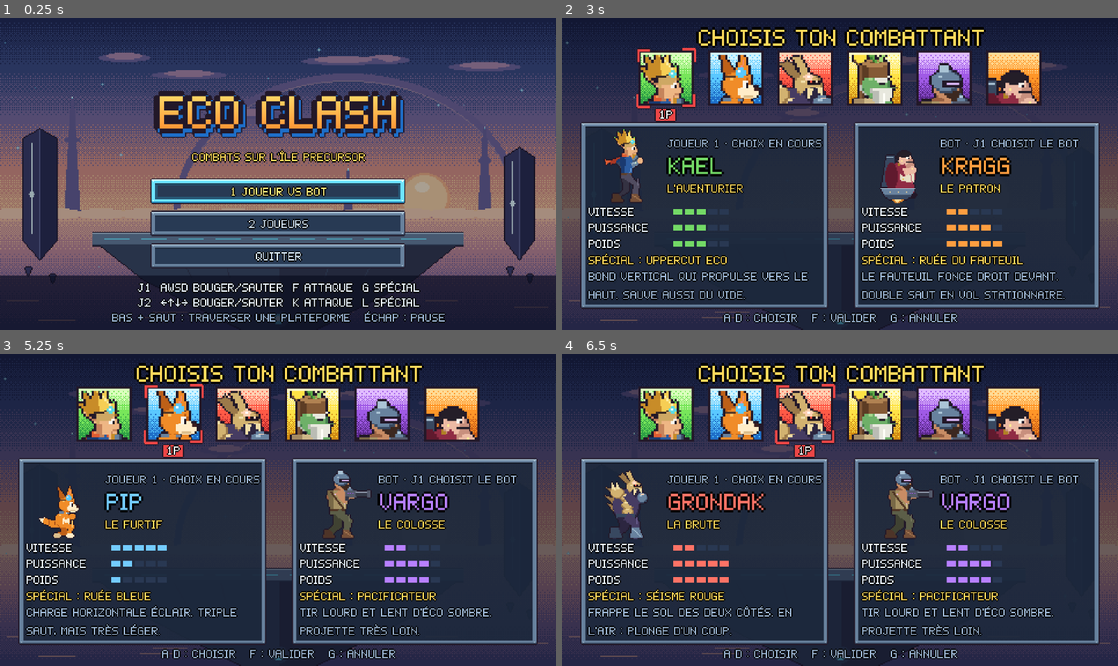
Above: before the commit, frames 1-4 (two rows, left to right).
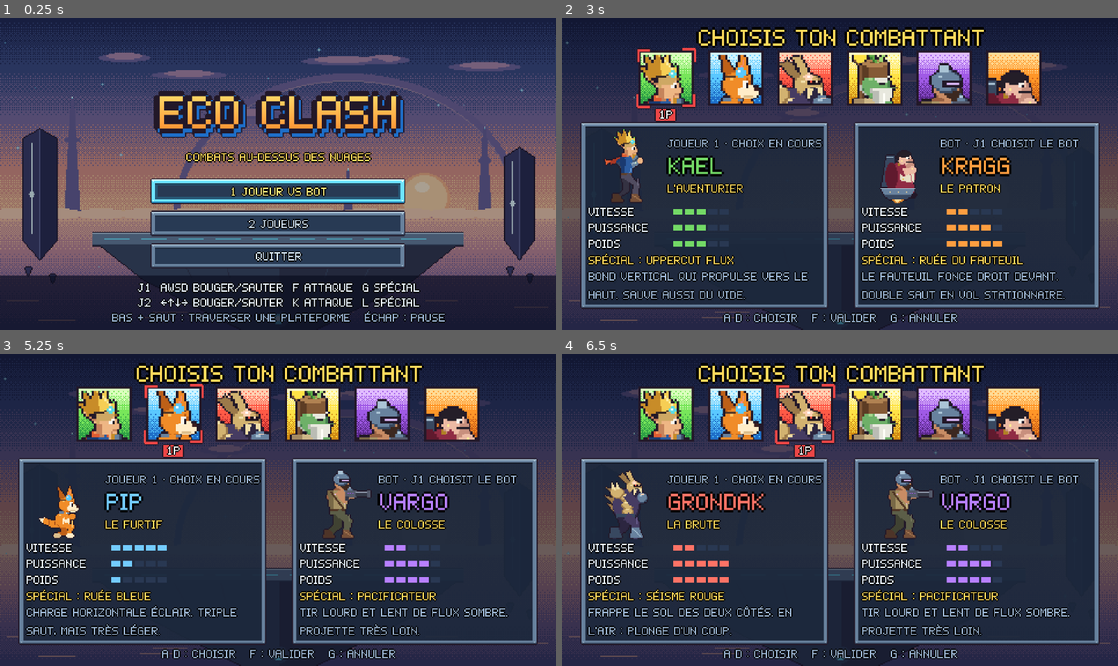
Above: after the commit, the same moments.

Repository: LucasLaurens/eco_clash
Game: Godot game, scene res://scenes/ui/main_menu.tscn
Same seed, same stepped clock (60 frames per second), same inputs: the game is played once before the commit and once after it.
Inputs:
- Up to frame 1 (0.25 s): no input
- Up to frame 2 (3 s): click "1 JOUEUR VS BOT" at 0.5 s; hold D 1.28-2.78 s; tap F at 1.35 s; tap W at 1.52, 2.27 s; tap G at 2.1 s; hold A from 2.78 s (still down); tap K at 2.85 s
- Up to frame 3 (5.25 s): release A at 3.53 s; hold D 3.53-5.03 s; tap L at 3.6 s; tap W at 3.77, 4.52 s; tap F at 4.35 s; hold A from 5.03 s (still down); tap G at 5.1 s
- Up to frame 4 (6.5 s): tap W at 5.27 s; release A at 5.78 s; hold D from 5.78 s (still down); tap K at 5.85 s

The runs differ from the first frame. In frame 1, 0.8% of the frame differs, in the area x 33-67%, y 42-47%; in frame 2, less than 0.1%; in frame 3, 0.3%; in frame 4, 0.3%.

Commit message:
chore: original universe terms, docs kept in step with every change
Every term borrowed from another franchise is gone from code, data,
UI text, docs and the asset tool. The coloured energy is now "flux"
(FLUX_* colours, flux_bolt and flux_motes sheets, FluxMotes node,
UPPERCUT FLUX, ORBE DE FLUX), the arena tech is "ancient"
(ANCIENT_METAL, ANCIENT_GLOW), the menu tagline reads
"COMBATS AU-DESSUS DES NUAGES". The title Eco Clash stays.

CONTRIBUTING.md records two project rules: docs change in the same commit
as the code (with a map from each area to its pages), and the
universe stays original. tests/unit/test_docs.gd enforces part of
it: every roster fighter is documented, every relative doc link
resolves, no banned term appears in any scanned file.

Diff:
--- a/assets/stage/animated_layers.json
+++ b/assets/stage/animated_layers.json
@@ -1,6 +1,6 @@
 {
-  "EcoMotes": {
-    "sheet": "eco_motes.png",
+  "FluxMotes": {
+    "sheet": "flux_motes.png",
     "frame_width": 480,
     "fps": 4,
     "offset": [
--- a/data/fighters/grondak.tres
+++ b/data/fighters/grondak.tres
@@ -7,7 +7,7 @@
 [ext_resource type="Texture2D" path="res://assets/fighters/grondak.png" id="6_sheet"]
 [ext_resource type="Texture2D" path="res://assets/ui/portrait_grondak.png" id="7_portrait"]
 [ext_resource type="Texture2D" path="res://assets/ui/stock_grondak.png" id="8_stock"]
-[ext_resource type="Texture2D" path="res://assets/fx/eco_bolt.png" id="9_bolt"]
+[ext_resource type="Texture2D" path="res://assets/fx/flux_bolt.png" id="9_bolt"]
 
 [sub_resource type="Resource" id="light_hit"]
 script = ExtResource("3_attack")
--- a/data/fighters/kael.tres
+++ b/data/fighters/kael.tres
@@ -7,7 +7,7 @@
 [ext_resource type="Texture2D" path="res://assets/fighters/kael.png" id="6_sheet"]
 [ext_resource type="Texture2D" path="res://assets/ui/portrait_kael.png" id="7_portrait"]
 [ext_resource type="Texture2D" path="res://assets/ui/stock_kael.png" id="8_stock"]
-[ext_resource type="Texture2D" path="res://assets/fx/eco_bolt.png" id="9_bolt"]
+[ext_resource type="Texture2D" path="res://assets/fx/flux_bolt.png" id="9_bolt"]
 
 [sub_resource type="Resource" id="light_hit"]
 script = ExtResource("3_attack")
@@ -42,7 +42,7 @@
 
 [sub_resource type="Resource" id="special_move"]
 script = ExtResource("2_melee")
-display_name = "UPPERCUT ECO"
+display_name = "UPPERCUT FLUX"
 description = "BOND VERTICAL QUI PROPULSE VERS LE HAUT. SAUVE AUSSI DU VIDE."
 animation = &"special"
 attack = SubResource("special_hit")
--- a/data/fighters/ormos.tres
+++ b/data/fighters/ormos.tres
@@ -7,7 +7,7 @@
 [ext_resource type="Texture2D" path="res://assets/fighters/ormos.png" id="6_sheet"]
 [ext_resource type="Texture2D" path="res://assets/ui/portrait_ormos.png" id="7_portrait"]
 [ext_resource type="Texture2D" path="res://assets/ui/stock_ormos.png" id="8_stock"]
-[ext_resource type="Texture2D" path="res://assets/fx/eco_bolt.png" id="9_bolt"]
+[ext_resource type="Texture2D" path="res://assets/fx/flux_bolt.png" id="9_bolt"]
 
 [sub_resource type="Resource" id="light_hit"]
 script = ExtResource("3_attack")
@@ -43,7 +43,7 @@
 [sub_resource type="Resource" id="special_move"]
 script = ExtResource("5_projectile")
 display_name = "ORBE JAUNE"
-description = "TIRE UN ORBE D'ÉCO JAUNE QUI TRAVERSE L'ARÈNE."
+description = "TIRE UN ORBE DE FLUX JAUNE QUI TRAVERSE L'ARÈNE."
 animation = &"special"
 attack = SubResource("special_hit")
 speed = 240.0
--- a/data/fighters/pip.tres
+++ b/data/fighters/pip.tres
@@ -7,7 +7,7 @@
 [ext_resource type="Texture2D" path="res://assets/fighters/pip.png" id="6_sheet"]
 [ext_resource type="Texture2D" path="res://assets/ui/portrait_pip.png" id="7_portrait"]
 [ext_resource type="Texture2D" path="res://assets/ui/stock_pip.png" id="8_stock"]
-[ext_resource type="Texture2D" path="res://assets/fx/eco_bolt.png" id="9_bolt"]
+[ext_resource type="Texture2D" path="res://assets/fx/flux_bolt.png" id="9_bolt"]
 
 [sub_resource type="Resource" id="light_hit"]
 script = ExtResource("3_attack")
--- a/data/fighters/vargo.tres
+++ b/data/fighters/vargo.tres
@@ -7,7 +7,7 @@
 [ext_resource type="Texture2D" path="res://assets/fighters/vargo.png" id="6_sheet"]
 [ext_resource type="Texture2D" path="res://assets/ui/portrait_vargo.png" id="7_portrait"]
 [ext_resource type="Texture2D" path="res://assets/ui/stock_vargo.png" id="8_stock"]
-[ext_resource type="Texture2D" path="res://assets/fx/eco_bolt_dark.png" id="9_bolt"]
+[ext_resource type="Texture2D" path="res://assets/fx/flux_bolt_dark.png" id="9_bolt"]
 
 [sub_resource type="Resource" id="light_hit"]
 script = ExtResource("3_attack")
@@ -43,7 +43,7 @@
 [sub_resource type="Resource" id="special_move"]
 script = ExtResource("5_projectile")
 display_name = "PACIFICATEUR"
-description = "TIR LOURD ET LENT D'ÉCO SOMBRE. PROJETTE TRÈS LOIN."
+description = "TIR LOURD ET LENT DE FLUX SOMBRE. PROJETTE TRÈS LOIN."
 animation = &"special"
 attack = SubResource("special_hit")
 speed = 170.0
--- a/project.godot
+++ b/project.godot
@@ -11,7 +11,7 @@
 [application]
 
 config/name="Eco Clash"
-config/description="Jeu de combat 1v1 pixel art sur l'ile Precursor."
+config/description="Jeu de combat 1v1 pixel art au-dessus des nuages."
 run/main_scene="res://scenes/ui/main_menu.tscn"
 config/features=PackedStringArray("4.7", "GL Compatibility")
 config/icon="res://icon.png"
--- a/scenes/stage.tscn
+++ b/scenes/stage.tscn
@@ -33,7 +33,7 @@
 texture = ExtResource("4_far")
 centered = false
 
-[node name="EcoMotes" type="AnimatedSprite2D" parent="."]
+[node name="FluxMotes" type="AnimatedSprite2D" parent="."]
 
 [node name="Mid" type="Sprite2D" parent="."]
 texture = ExtResource("5_mid")
--- a/src/ui/ui_text.gd
+++ b/src/ui/ui_text.gd
@@ -2,7 +2,7 @@
 extends RefCounted
 ## Every user-facing string, in one place. A test checks the pixel font can draw each of them.
 
-const MENU_TAGLINE := "COMBATS SUR L'ÎLE PRECURSOR"
+const MENU_TAGLINE := "COMBATS AU-DESSUS DES NUAGES"
 const MENU_VS_BOT := "1 JOUEUR VS BOT"
 const MENU_VERSUS := "2 JOUEURS"
 const MENU_QUIT := "QUITTER"
--- a/tests/test_runner.gd
+++ b/tests/test_runner.gd
@@ -12,6 +12,7 @@
 	preload("res://tests/unit/test_ui_text.gd"),
 	preload("res://tests/unit/test_stage_layers.gd"),
 	preload("res://tests/unit/test_fighter_visuals.gd"),
+	preload("res://tests/unit/test_docs.gd"),
 	preload("res://tests/unit/test_match_simulation.gd"),
 ]
 
--- /dev/null
+++ b/tests/unit/test_docs.gd
@@ -0,0 +1,76 @@
+extends TestCase
+## The documentation follows the code (CONTRIBUTING.md): every fighter is documented, every relative link
+## resolves, and no term borrowed from another franchise appears anywhere in the project's text.
+
+const FIGHTER_PAGES: Array[String] = ["res://README.md", "res://docs/fonctionnel/03-personnages.md"]
+const LINKED_FILES: Array[String] = ["res://README.md", "res://PRODUCT.md"]
+const SCANNED_FILES: Array[String] = ["res://README.md", "res://PRODUCT.md", "res://project.godot"]
+## Folder -> extension of the text files to scan inside it.
+const SCANNED_TREES := {
+	"res://docs": ".md",
+	"res://src": ".gd",
+	"res://tests": ".gd",
+	"res://data": ".tres",
+	"res://scenes": ".tscn",
+	"res://tools/assets": ".py",
+}
+## This file names the banned terms on purpose (CONTRIBUTING.md is not scanned for the same reason).
+const SELF_PATH := "res://tests/unit/test_docs.gd"
+const WORD_START := "(?<![\\p{L}\\p{N}_])"
+const WORD_END := "(?![\\p{L}\\p{N}_])"
+const BANNED_TERMS := "jak|daxter|precursor|précurseur|metal ?heads?|krimzon|ottsel|samos|sig|krew|spargus|haven"
+## "Eco" survives only in the title (Eco Clash); identifiers like EcoPixel or eco_pixel never match a whole word.
+const BANNED_ENERGY := "(?:éco|eco)(?!\\s+clash)"
+const LINK_PATTERN := "\\]\\(([^)#\\s]+)(?:#[^)]*)?\\)"
+
+
+func test_every_fighter_is_documented() -> void:
+	# Arrange
+	var pages := {}
+	for path in FIGHTER_PAGES:
+		pages[path] = FileAccess.get_file_as_string(path).to_lower()
+	# Act & Assert
+	for definition in FighterRoster.list_all():
+		for path: String in pages:
+			assert_true(String(pages[path]).contains(definition.display_name.to_lower()), "%s missing from %s" % [definition.display_name, path])
+
+
+func test_every_relative_link_resolves() -> void:
+	# Arrange
+	var link := RegEx.create_from_string(LINK_PATTERN)
+	var files := LINKED_FILES.duplicate()
+	files.append_array(_list_files("res://docs", ".md"))
+	# Act & Assert
+	for path: String in files:
+		for found in link.search_all(FileAccess.get_file_as_string(path)):
+			var target := found.get_string(1)
+			if target.begins_with("http"):
+				continue
+			var resolved := (path.get_base_dir() + "/" + target).simplify_path()
+			assert_true(FileAccess.file_exists(resolved) or DirAccess.dir_exists_absolute(resolved), "%s links to missing %s" % [path, target])
+
+
+func test_no_franchise_term_anywhere() -> void:
+	# Arrange
+	# Godot's RegEx does not fold accented capitals ("ÉCO"), so the text is lowered instead of using (?i).
+	var banned := RegEx.create_from_string(WORD_START + "(?:" + BANNED_TERMS + "|" + BANNED_ENERGY + ")" + WORD_END)
+	var files := SCANNED_FILES.duplicate()
+	for root: String in SCANNED_TREES:
+		files.append_array(_list_files(root, SCANNED_TREES[root]))
+	files.erase(SELF_PATH)
+	# Act & Assert
+	assert_true(files.size() > 50, "scanned %d files" % files.size())
+	for path: String in files:
+		for found in banned.search_all(FileAccess.get_file_as_string(path).to_lower()):
+			assert_true(false, "'%s' in %s" % [found.get_string(), path])
+
+
+## O(n) over the files under root, recursive.
+func _list_files(root: String, extension: String) -> Array[String]:
+	var files: Array[String] = []
+	for file_name in DirAccess.get_files_at(root):
+		if file_name.ends_with(extension):
+			files.append(root.path_join(file_name))
+	for directory in DirAccess.get_directories_at(root):
+		files.append_array(_list_files(root.path_join(directory), extension))
+	return files
Renamed: assets/fx/eco_bolt.png -> assets/fx/flux_bolt.png
Not shown, changed: assets/fx/flux_bolt.png.import
Renamed: assets/fx/eco_bolt_dark.png -> assets/fx/flux_bolt_dark.png
Not shown, changed: assets/fx/flux_bolt_dark.png.import
Renamed: assets/stage/eco_motes.png -> assets/stage/flux_motes.png
Not shown, changed: assets/stage/flux_motes.png.import
Not shown, added: tests/unit/test_docs.gd.uid
Not shown, added: CONTRIBUTING.md
Not shown, changed: PRODUCT.md
Not shown, changed: README.md
Not shown, changed: docs/README.md
Not shown, changed: docs/fonctionnel/01-presentation.md
(and 12 more such lines)
